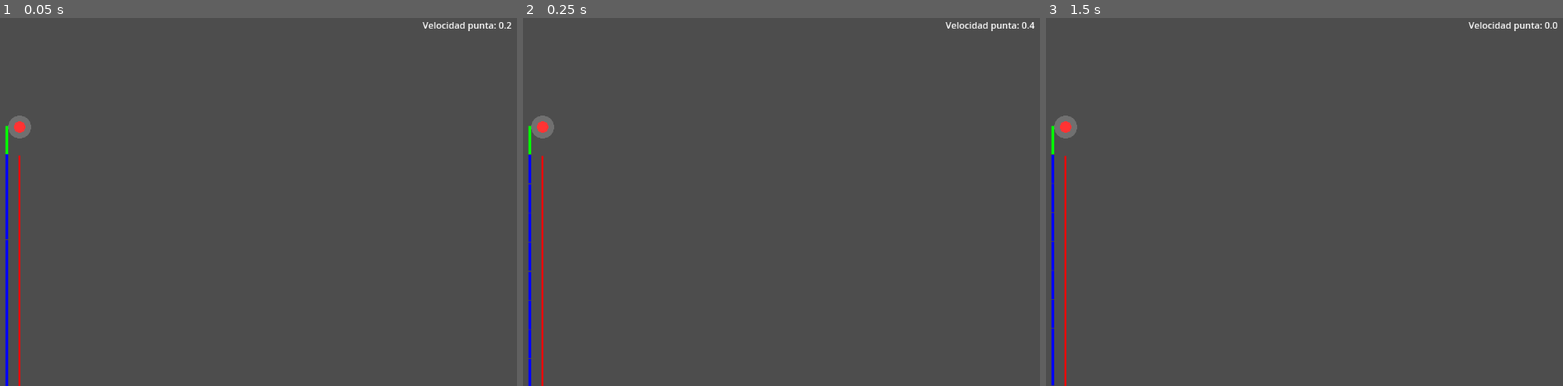
Above: before the commit, frames 1-3 (left to right).
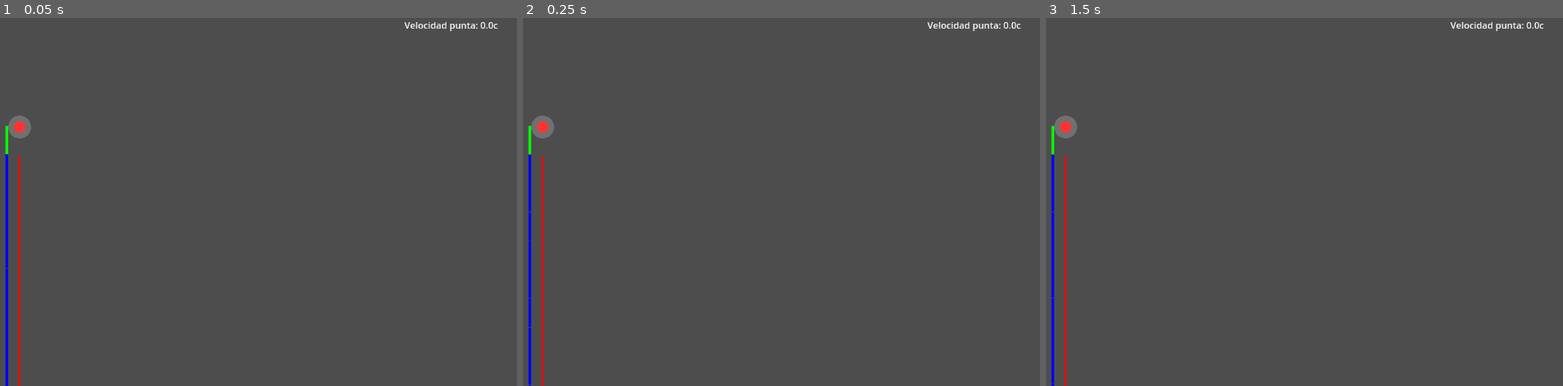
Above: after the commit, the same moments.

Repository: SamuelSarf/whipmodel
Game: Godot game, scene res://main.tscn
The game is run twice, just before and just after one commit, with the same random seed, the same clock (stepped at 60 frames per second) and the same inputs.
Inputs (mouse positions are in pixels of both pictures, inside the frame that each line leads up to):
- Up to frame 1 (0.05 s): no input
- Up to frame 2 (0.25 s): no input
- Up to frame 3 (1.5 s): move the mouse to (1392, 183) at 0.52 s; click (1392, 183) at 0.67 s; drag from (1113, 220) to (1211, 275) at 1.27 s

The runs differ from the first frame. In frame 1, 0.2% of the frame differs, in the area x 0-99%, y 1-69%; in frame 2, 0.2%, in the area x 0-99%, y 1-100%; in frame 3, 0.2%.

Commit message:
Masas variables arregladas

Diff:
--- a/pins/alananitananananitananananitaea.gd
+++ b/pins/alananitananananitananananitaea.gd
@@ -6,6 +6,7 @@
 @export var handle2: int = 0
 @export var shock: Node2D
 @export var mapa_de_masa: bool = false
+@export var relativista: bool = false
 var ultimo: Node2D
 var control_points: Array[Node2D]
 var masas: Vector2
@@ -14,7 +15,8 @@
 	var paso
 	var join
 	var anterior
-	var masas = load_csv_to_array("res://masas.map")
+	var masas = load_csv_to_array("res://masa.txt")
+	#print(masas)
 	for i in pasos:
 		if i == 0:
 			paso = preload("res://cabeza.tscn").instantiate()
@@ -30,8 +32,6 @@
 				paso.length = longitud / pasos
 				paso.color = Color(0,1,0)
 				paso.point_position = global_position + (Vector2(0,1)*(longitud/pasos)*i)
-				if mapa_de_masa == true:
-					paso.mass = masas[i]
 				join = preload("res://joint.tscn").instantiate()
 				join.point_position = global_position + (Vector2(0,1)*(longitud/pasos)*(i))
 				join.cosoa = anterior
@@ -47,6 +47,10 @@
 				paso.shockwave_manager = shock
 				if i == pasos-1:
 					paso.punta = true
+				if mapa_de_masa == true:
+					paso.mass = masas[i]
+				if relativista == true:
+					paso.relativista = true
 				join = preload("res://joint.tscn").instantiate()
 				join.point_position = global_position + (Vector2(0,1)*(longitud/pasos)*(i))
 				join.cosoa = anterior
@@ -66,6 +70,6 @@
 
 		var items = content.split(",")
 		for item in items:
-			result_array.append(item.strip_edges())
+			result_array.append(float(item.strip_edges()))
 
 	return result_array
--- a/pins/main.tscn
+++ b/pins/main.tscn
@@ -14,9 +14,11 @@
 longitud = 1000.0
 lengitud = 5.0
 shock = NodePath("../WaveManager")
+mapa_de_masa = true
+relativista = true
 
 [node name="Label" type="Label" parent="."]
-offset_left = 966.0
+offset_left = 934.0
 offset_top = 1.0
 offset_right = 1150.0
 offset_bottom = 24.0
--- a/pins/mini.gd
+++ b/pins/mini.gd
@@ -11,6 +11,7 @@
 @export var drag_coefficient: float = 0.47
 @export var cross_sectional_area: float = 1.0
 @export var air_density: float = 1.225
+@export var relativista: bool = false
 
 func _ready():
 	position = point_position
@@ -35,12 +36,15 @@
 func _physics_process(delta: float) -> void:
 	var speed = linear_velocity.length()/100
 	if punta:
-		speed_label.text = "Velocidad punta: " + str(snapped(pow(speed,1.4), 0.1))
 		if pow(speed,1.4) >= 343 and booming == false:
 			booming = true
 			create_sonic_boom()
 		elif pow(speed,1.4) <= 300:
 			booming = false
+		if relativista == false:
+			speed_label.text = "Velocidad punta: " + str(snapped(pow(speed,1.4), 0.1)) + " m/s"
+		else:
+			speed_label.text = "Velocidad punta: " + str(snapped(speed/299792458000.0, 0.001)) + "c"
 
 	if speed > 0:
 		var drag_magnitude = 0.5 * drag_coefficient * air_density * cross_sectional_area * speed * speed
Renamed: pins/masa.map -> pins/masa.txt
